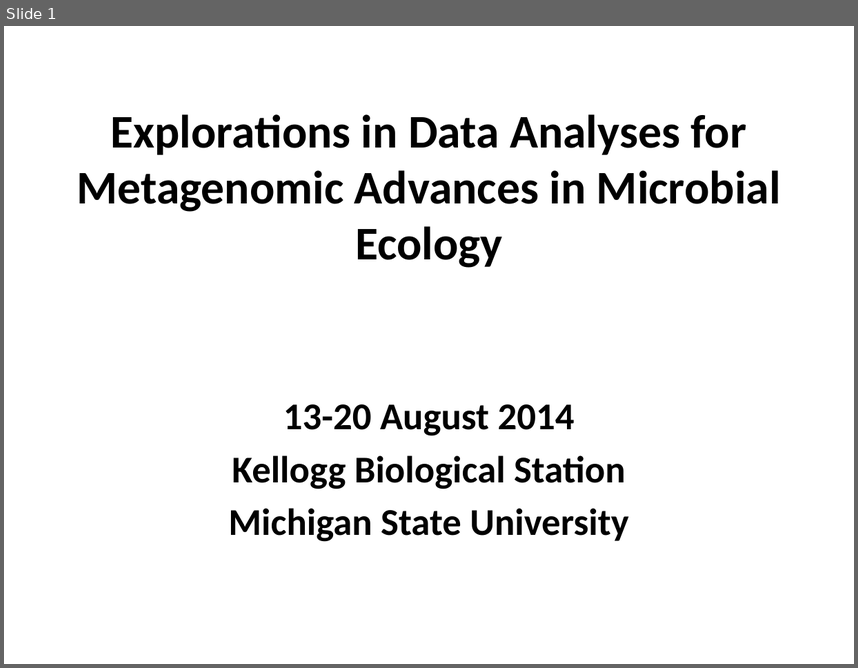
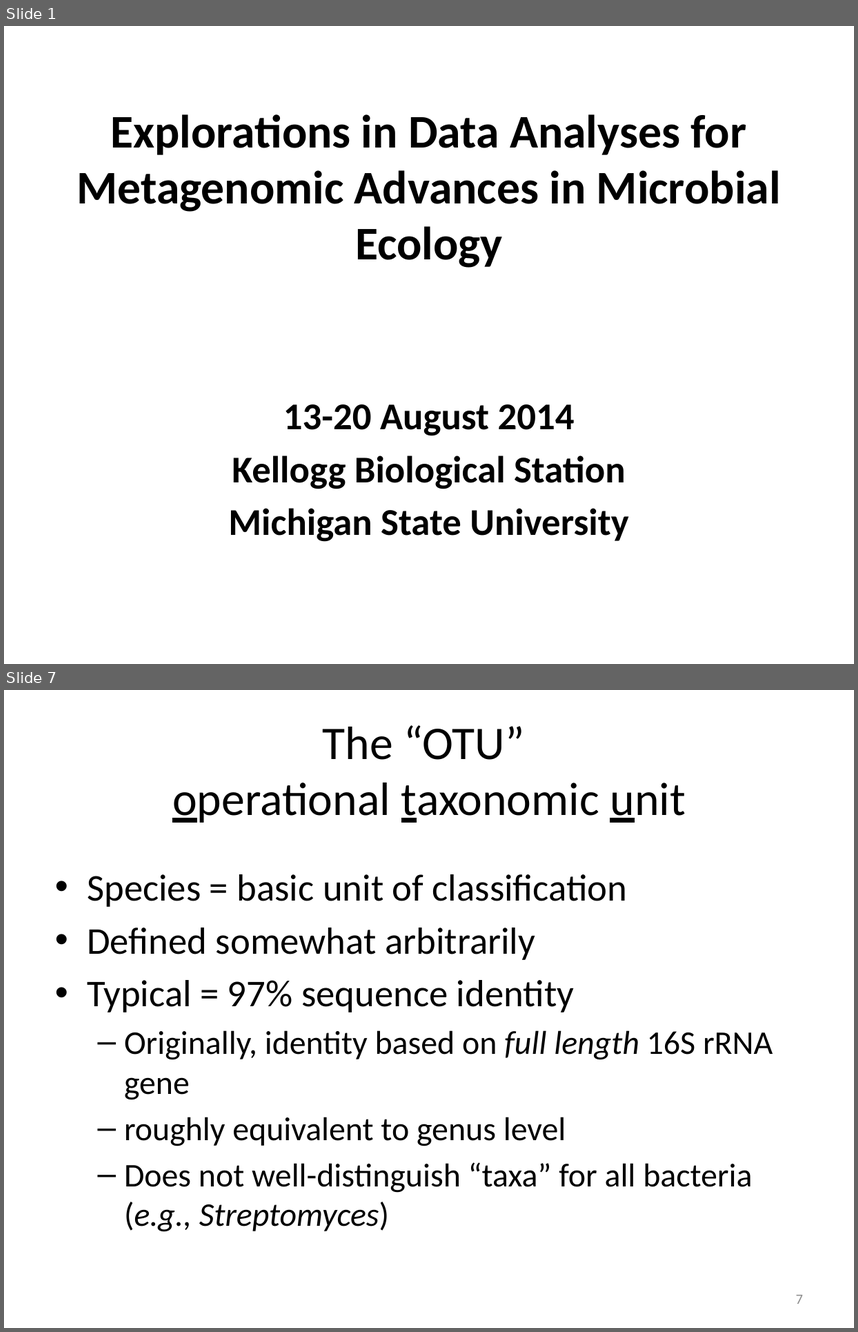
Before and after one commit to edamame-course/docs, a slide deck: extra/Presentations/2014-08-13-PM_Ashley_Lecture1.pptx. Shown one above the other, each under a label of ours: slide 1 before the commit, slides 1 and 7 after it; the slides between them are not shown. The pictures are 858x668 and 858x1332 pixels, drawn with LibreOffice and Linux fonts; fonts in the diff are those of the drawing; background and template pictures are left out. Boxes give left, top, right and bottom in pixels: in the first picture for what was removed or moved away, otherwise in the second. Text is boxed around its words. In the diff, an @@ line names an element or a change of style, - is before the commit and + after.

```diff
--- a/extra/Presentations/2014-08-13-PM_Ashley_Lecture1.pptx
+++ b/extra/Presentations/2014-08-13-PM_Ashley_Lecture1.pptx
@@ slide 7 added at (4, 690, 854, 1328), background #FFFFFF @@
@@ title added at (172, 725, 685, 822), 39.6 pt, text #000000 @@
+The “OTU”
+operational taxonomic unit
@@ text added at (87, 874, 773, 1232), 28 pt, text #000000 @@
+• Species = basic unit of classification
+• Defined somewhat arbitrarily
+• Typical = 97% sequence identity
+  – Originally, identity based on full length 16S rRNA gene
+  – roughly equivalent to genus level
+  – Does not well-distinguish “taxa” for all bacteria (e.g., Streptomyces)
@@ page number added at (796, 1294, 803, 1303), 12 pt, text #8C8C8C @@
+7
```
Also in this commit, not shown: 10 other slides added, 1 other file.
